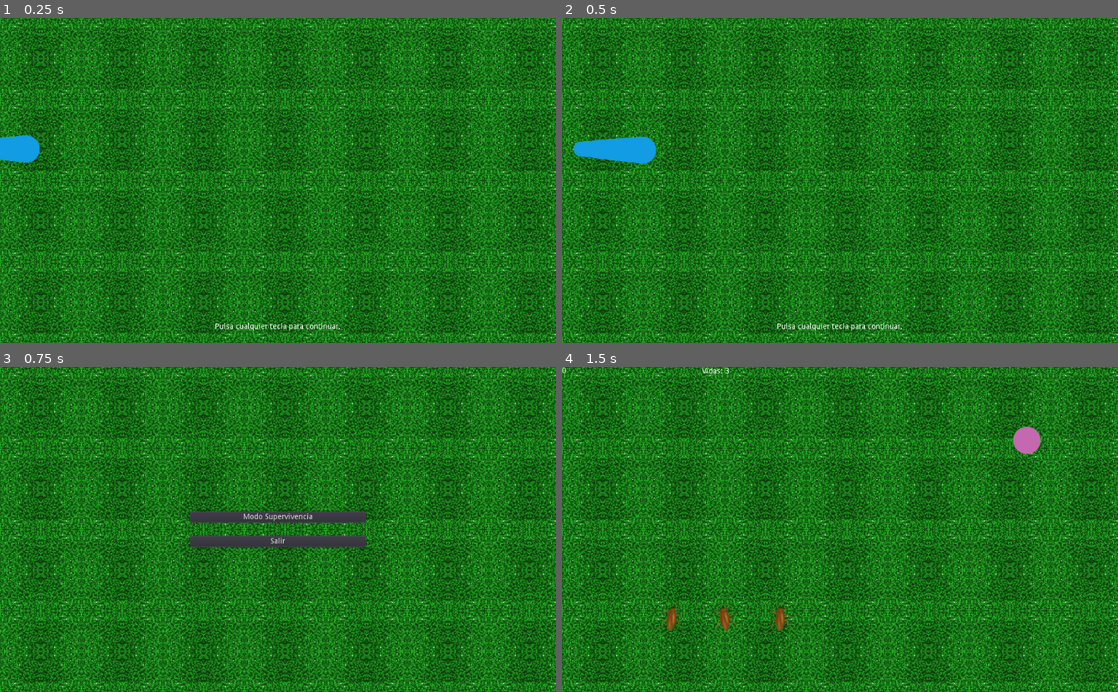
Above: before the commit, frames 1-4 (two rows, left to right).
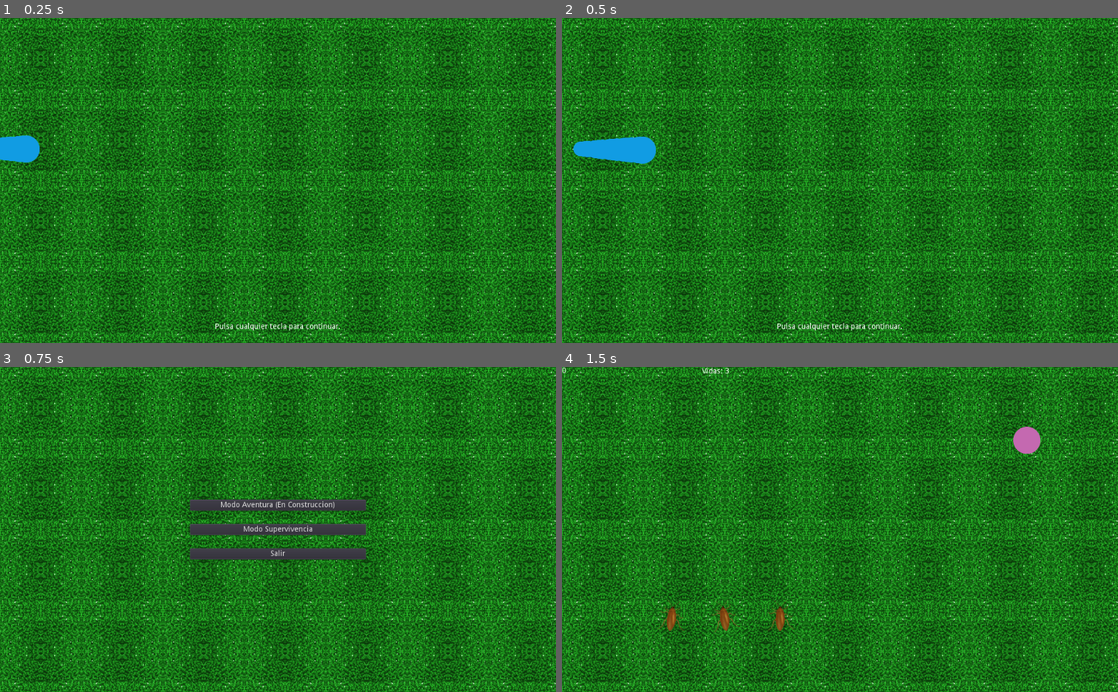
Above: after the commit, the same moments.

Repository: nourthe/nombres
Game: Godot game, scene res://intro.tscn
Same seed, same stepped clock (60 frames per second), same inputs: the game is played once before the commit and once after it.
Inputs:
- Up to frame 1 (0.25 s): no input
- Up to frame 2 (0.5 s): no input
- Up to frame 3 (0.75 s): tap Enter at 0.5 s; hold Right (pj_right) from 0.53 s (still down)
- Up to frame 4 (1.5 s): release Right (pj_right) at 1.25 s; click "Modo Supervivencia" at 1.25 s

Frames 1-2 are identical in both runs. In frame 3, 5.6% of the frame differs, in the area x 34-66%, y 40-60%; in frame 4, nothing differs.

Commit message:
Añadido menu aventura

Diff:
--- /dev/null
+++ b/assets/themes/button_normal.tres
@@ -0,0 +1,19 @@
+[gd_resource type="StyleBoxFlat" format=2]
+
+[resource]
+
+content_margin_right = 1.0
+content_margin_top = 1.0
+content_margin_bottom = 1.0
+bg_color = Color( 0.0705882, 0.211765, 0.0509804, 1 )
+border_width_left = 1
+border_width_top = 1
+border_width_right = 1
+border_width_bottom = 1
+border_color = Color( 0.223529, 0.219608, 0.219608, 1 )
+corner_radius_top_left = 2
+corner_radius_top_right = 2
+corner_radius_bottom_right = 2
+corner_radius_bottom_left = 2
+shadow_color = Color( 0.278431, 0.239216, 0.239216, 0.6 )
+shadow_size = 2
--- /dev/null
+++ b/assets/themes/button_pressed.tres
@@ -0,0 +1,16 @@
+[gd_resource type="StyleBoxFlat" format=2]
+
+[resource]
+
+bg_color = Color( 0.105882, 0.333333, 0.0705882, 1 )
+border_width_left = 1
+border_width_top = 1
+border_width_right = 1
+border_width_bottom = 1
+border_color = Color( 0.482353, 0.435294, 0.435294, 1 )
+corner_radius_top_left = 2
+corner_radius_top_right = 2
+corner_radius_bottom_right = 2
+corner_radius_bottom_left = 2
+shadow_color = Color( 0.113725, 0.0823529, 0.0823529, 0.6 )
+shadow_size = 4
--- /dev/null
+++ b/assets/themes/menu_aventura_theme.tres
@@ -0,0 +1,423 @@
+[gd_resource type="Theme" load_steps=5 format=2]
+
+[ext_resource path="res://assets/themes/DejaVuSans.ttf" type="DynamicFontData" id=1]
+[ext_resource path="res://assets/themes/button_pressed.tres" type="StyleBox" id=2]
+[ext_resource path="res://assets/themes/button_normal.tres" type="StyleBox" id=3]
+
+[sub_resource type="DynamicFont" id=1]
+
+size = 75
+outline_size = 1
+font_data = ExtResource( 1 )
+
+[resource]
+
+Button/colors/font_color = Color( 0.333333, 0.886275, 0.435294, 1 )
+Button/colors/font_color_disabled = Color( 0.54902, 0.243137, 0.243137, 1 )
+Button/colors/font_color_hover = Color( 0.14902, 0.745098, 0.113725, 1 )
+Button/colors/font_color_pressed = Color( 0.0666667, 0.356863, 0.141176, 1 )
+Button/constants/hseparation = 1
+Button/fonts/font = SubResource( 1 )
+Button/styles/disabled = null
+Button/styles/focus = null
+Button/styles/hover = ExtResource( 2 )
+Button/styles/normal = ExtResource( 3 )
+Button/styles/pressed = ExtResource( 2 )
+CheckBox/colors/font_color = Color( 0, 0, 0, 1 )
+CheckBox/colors/font_color_disabled = Color( 0, 0, 0, 1 )
+CheckBox/colors/font_color_hover = Color( 0, 0, 0, 1 )
+CheckBox/colors/font_color_hover_pressed = Color( 0, 0, 0, 1 )
+CheckBox/colors/font_color_pressed = Color( 0, 0, 0, 1 )
+CheckBox/constants/check_vadjust = 0
+CheckBox/constants/hseparation = 4
+CheckBox/fonts/font = null
+CheckBox/icons/checked = null
+CheckBox/icons/radio_checked = null
+CheckBox/icons/radio_unchecked = null
+CheckBox/icons/unchecked = null
+CheckBox/styles/disabled = null
+CheckBox/styles/focus = null
+CheckBox/styles/hover = null
+CheckBox/styles/hover_pressed = null
+CheckBox/styles/normal = null
+CheckBox/styles/pressed = null
+CheckButton/colors/font_color = Color( 0, 0, 0, 1 )
+CheckButton/colors/font_color_disabled = Color( 0, 0, 0, 1 )
+CheckButton/colors/font_color_hover = Color( 0, 0, 0, 1 )
+CheckButton/colors/font_color_hover_pressed = Color( 0, 0, 0, 1 )
+CheckButton/colors/font_color_pressed = Color( 0, 0, 0, 1 )
+CheckButton/constants/check_vadjust = 0
+CheckButton/constants/hseparation = 4
+CheckButton/fonts/font = null
+CheckButton/icons/off = null
+CheckButton/icons/on = null
+CheckButton/styles/disabled = null
+CheckButton/styles/focus = null
+CheckButton/styles/hover = null
+CheckButton/styles/hover_pressed = null
+CheckButton/styles/normal = null
+CheckButton/styles/pressed = null
+ColorPicker/constants/h_width = 30
+ColorPicker/constants/label_width = 10
+ColorPicker/constants/margin = 4
+ColorPicker/constants/sv_height = 256
+ColorPicker/constants/sv_width = 256
+ColorPicker/icons/add_preset = null
+ColorPicker/icons/color_hue = null
+ColorPicker/icons/color_sample = null
+ColorPicker/icons/preset_bg = null
+ColorPicker/icons/screen_picker = null
+ColorPickerButton/colors/font_color = Color( 0, 0, 0, 1 )
+ColorPickerButton/colors/font_color_disabled = Color( 0, 0, 0, 1 )
+ColorPickerButton/colors/font_color_hover = Color( 0, 0, 0, 1 )
+ColorPickerButton/colors/font_color_pressed = Color( 0, 0, 0, 1 )
+ColorPickerButton/constants/hseparation = 2
+ColorPickerButton/fonts/font = null
+ColorPickerButton/icons/bg = null
+ColorPickerButton/styles/disabled = null
+ColorPickerButton/styles/focus = null
+ColorPickerButton/styles/hover = null
+ColorPickerButton/styles/normal = null
+ColorPickerButton/styles/pressed = null
+Dialogs/constants/button_margin = 32
+Dialogs/constants/margin = 8
+FileDialog/colors/files_disabled = Color( 0, 0, 0, 1 )
+FileDialog/icons/folder = null
+FileDialog/icons/parent_folder = null
+FileDialog/icons/reload = null
+Fonts/fonts/large = null
+Fonts/fonts/normal = null
+GraphEdit/colors/activity = Color( 0, 0, 0, 1 )
+GraphEdit/colors/grid_major = Color( 0, 0, 0, 1 )
+GraphEdit/colors/grid_minor = Color( 0, 0, 0, 1 )
+GraphEdit/constants/bezier_len_neg = 160
+GraphEdit/constants/bezier_len_pos = 80
+GraphEdit/constants/port_grab_distance_horizontal = 48
+GraphEdit/constants/port_grab_distance_vertical = 6
+GraphEdit/icons/minus = null
+GraphEdit/icons/more = null
+GraphEdit/icons/reset = null
+GraphEdit/icons/snap = null
+GraphEdit/styles/bg = null
+GraphNode/colors/close_color = Color( 0, 0, 0, 1 )
+GraphNode/colors/title_color = Color( 0, 0, 0, 1 )
+GraphNode/constants/close_offset = 18
+GraphNode/constants/port_offset = 3
+GraphNode/constants/separation = 1
+GraphNode/constants/title_offset = 20
+GraphNode/fonts/title_font = null
+GraphNode/icons/close = null
+GraphNode/icons/port = null
+GraphNode/icons/resizer = null
+GraphNode/styles/breakpoint = null
+GraphNode/styles/comment = null
+GraphNode/styles/commentfocus = null
+GraphNode/styles/defaultfocus = null
+GraphNode/styles/defaultframe = null
+GraphNode/styles/frame = null
+GraphNode/styles/position = null
+GraphNode/styles/selectedframe = null
+GridContainer/constants/hseparation = 4
+GridContainer/constants/vseparation = 4
+HBoxContainer/constants/separation = 4
+HScrollBar/icons/decrement = null
+HScrollBar/icons/decrement_highlight = null
+HScrollBar/icons/increment = null
+HScrollBar/icons/increment_highlight = null
+HScrollBar/styles/grabber = null
+HScrollBar/styles/grabber_highlight = null
+HScrollBar/styles/grabber_pressed = null
+HScrollBar/styles/scroll = null
+HScrollBar/styles/scroll_focus = null
+HSeparator/constants/separation = 4
+HSeparator/styles/separator = null
+HSlider/icons/grabber = null
+HSlider/icons/grabber_disabled = null
+HSlider/icons/grabber_highlight = null
+HSlider/icons/tick = null
+HSlider/styles/focus = null
+HSlider/styles/grabber_area = null
+HSlider/styles/grabber_disabled = null
+HSlider/styles/grabber_highlight = null
+HSlider/styles/slider = null
+HSplitContainer/constants/autohide = 1
+HSplitContainer/constants/separation = 12
+HSplitContainer/icons/grabber = null
+HSplitContainer/styles/bg = null
+Icons/icons/close = null
+Icons/icons/logo = null
+ItemList/colors/font_color = Color( 0, 0, 0, 1 )
+ItemList/colors/font_color_selected = Color( 0, 0, 0, 1 )
+ItemList/colors/guide_color = Color( 0, 0, 0, 1 )
+ItemList/constants/hseparation = 4
+ItemList/constants/icon_margin = 4
+ItemList/constants/line_separation = 2
+ItemList/constants/vseparation = 2
+ItemList/fonts/font = null
+ItemList/styles/bg = null
+ItemList/styles/bg_focus = null
+ItemList/styles/cursor = null
+ItemList/styles/cursor_unfocused = null
+ItemList/styles/selected = null
+ItemList/styles/selected_focus = null
+Label/colors/font_color = Color( 0, 0, 0, 1 )
+Label/colors/font_color_shadow = Color( 0, 0, 0, 1 )
+Label/colors/font_outline_modulate = Color( 0, 0, 0, 1 )
+Label/constants/line_spacing = 3
+Label/constants/shadow_as_outline = 0
+Label/constants/shadow_offset_x = 1
+Label/constants/shadow_offset_y = 1
+Label/fonts/font = null
+Label/styles/normal = null
+LineEdit/colors/clear_button_color = Color( 0, 0, 0, 1 )
+LineEdit/colors/clear_button_color_pressed = Color( 0, 0, 0, 1 )
+LineEdit/colors/cursor_color = Color( 0, 0, 0, 1 )
+LineEdit/colors/font_color = Color( 0, 0, 0, 1 )
+LineEdit/colors/font_color_selected = Color( 0, 0, 0, 1 )
+LineEdit/colors/selection_color = Color( 0, 0, 0, 1 )
+LineEdit/constants/minimum_spaces = 12
+LineEdit/fonts/font = null
+LineEdit/icons/clear = null
+LineEdit/styles/focus = null
+LineEdit/styles/normal = null
+LineEdit/styles/read_only = null
+LinkButton/colors/font_color = Color( 0, 0, 0, 1 )
+LinkButton/colors/font_color_hover = Color( 0, 0, 0, 1 )
+LinkButton/colors/font_color_pressed = Color( 0, 0, 0, 1 )
+LinkButton/constants/underline_spacing = 2
+LinkButton/fonts/font = null
+LinkButton/styles/focus = null
+MarginContainer/constants/margin_bottom = 0
+MarginContainer/constants/margin_left = 0
+MarginContainer/constants/margin_right = 0
+MarginContainer/constants/margin_top = 0
+MenuButton/colors/font_color = Color( 0, 0, 0, 1 )
+MenuButton/colors/font_color_disabled = Color( 0, 0, 0, 1 )
+MenuButton/colors/font_color_hover = Color( 0, 0, 0, 1 )
+MenuButton/colors/font_color_pressed = Color( 0, 0, 0, 1 )
+MenuButton/constants/hseparation = 3
+MenuButton/fonts/font = null
+MenuButton/styles/disabled = null
+MenuButton/styles/focus = null
+MenuButton/styles/hover = null
+MenuButton/styles/normal = null
+MenuButton/styles/pressed = null
+OptionButton/colors/font_color = Color( 0, 0, 0, 1 )
+OptionButton/colors/font_color_disabled = Color( 0, 0, 0, 1 )
+OptionButton/colors/font_color_hover = Color( 0, 0, 0, 1 )
+OptionButton/colors/font_color_pressed = Color( 0, 0, 0, 1 )
+OptionButton/constants/arrow_margin = 2
+OptionButton/constants/hseparation = 2
+OptionButton/fonts/font = null
+OptionButton/icons/arrow = null
+OptionButton/styles/disabled = null
+OptionButton/styles/focus = null
+OptionButton/styles/hover = null
+OptionButton/styles/normal = null
+OptionButton/styles/pressed = null
+Panel/styles/panel = null
+Panel/styles/panelf = null
+Panel/styles/panelnc = null
+PanelContainer/styles/panel = null
+PopupMenu/colors/font_color = Color( 0, 0, 0, 1 )
+PopupMenu/colors/font_color_accel = Color( 0, 0, 0, 1 )
+PopupMenu/colors/font_color_disabled = Color( 0, 0, 0, 1 )
+PopupMenu/colors/font_color_hover = Color( 0, 0, 0, 1 )
+PopupMenu/constants/hseparation = 4
+PopupMenu/constants/vseparation = 4
+PopupMenu/fonts/font = null
+PopupMenu/icons/checked = null
+PopupMenu/icons/radio_checked = null
+PopupMenu/icons/radio_unchecked = null
+PopupMenu/icons/submenu = null
+PopupMenu/icons/unchecked = null
+PopupMenu/styles/hover = null
+PopupMenu/styles/labeled_separator_left = null
+PopupMenu/styles/labeled_separator_right = null
+PopupMenu/styles/panel = null
+PopupMenu/styles/panel_disabled = null
+PopupMenu/styles/separator = null
+PopupPanel/styles/panel = null
+ProgressBar/colors/font_color = Color( 0, 0, 0, 1 )
+ProgressBar/colors/font_color_shadow = Color( 0, 0, 0, 1 )
+ProgressBar/fonts/font = null
+ProgressBar/styles/bg = null
+ProgressBar/styles/fg = null
+RichTextLabel/colors/default_color = Color( 0, 0, 0, 1 )
+RichTextLabel/colors/font_color_selected = Color( 0, 0, 0, 1 )
+RichTextLabel/colors/font_color_shadow = Color( 0, 0, 0, 1 )
+RichTextLabel/colors/selection_color = Color( 0, 0, 0, 1 )
+RichTextLabel/constants/line_separation = 1
+RichTextLabel/constants/shadow_as_outline = 0
+RichTextLabel/constants/shadow_offset_x = 1
+RichTextLabel/constants/shadow_offset_y = 1
+RichTextLabel/constants/table_hseparation = 3
+RichTextLabel/constants/table_vseparation = 3
+RichTextLabel/fonts/bold_font = null
+RichTextLabel/fonts/bold_italics_font = null
+RichTextLabel/fonts/italics_font = null
+RichTextLabel/fonts/mono_font = null
+RichTextLabel/fonts/normal_font = null
+RichTextLabel/styles/focus = null
+RichTextLabel/styles/normal = null
+ScrollContainer/styles/bg = null
+SpinBox/icons/updown = null
+TabContainer/colors/font_color_bg = Color( 0, 0, 0, 1 )
+TabContainer/colors/font_color_disabled = Color( 0, 0, 0, 1 )
+TabContainer/colors/font_color_fg = Color( 0, 0, 0, 1 )
+TabContainer/constants/hseparation = 4
+TabContainer/constants/label_valign_bg = 2
+TabContainer/constants/label_valign_fg = 0
+TabContainer/constants/side_margin = 8
+TabContainer/constants/top_margin = 24
+TabContainer/fonts/font = null
+TabContainer/icons/decrement = null
+TabContainer/icons/decrement_highlight = null
+TabContainer/icons/increment = null
+TabContainer/icons/increment_highlight = null
+TabContainer/icons/menu = null
+TabContainer/icons/menu_highlight = null
+TabContainer/styles/panel = null
+TabContainer/styles/tab_bg = null
+TabContainer/styles/tab_fg = null
+Tabs/colors/font_color_bg = Color( 0, 0, 0, 1 )
+Tabs/colors/font_color_disabled = Color( 0, 0, 0, 1 )
+Tabs/colors/font_color_fg = Color( 0, 0, 0, 1 )
+Tabs/constants/hseparation = 4
+Tabs/constants/label_valign_bg = 2
+Tabs/constants/label_valign_fg = 0
+Tabs/constants/top_margin = 24
+Tabs/fonts/font = null
+Tabs/icons/close = null
+Tabs/icons/decrement = null
+Tabs/icons/decrement_highlight = null
+Tabs/icons/increment = null
+Tabs/icons/increment_highlight = null
+Tabs/styles/button = null
+Tabs/styles/button_pressed = null
+Tabs/styles/panel = null
+Tabs/styles/tab_bg = null
+Tabs/styles/tab_fg = null
+TextEdit/colors/background_color = Color( 0, 0, 0, 1 )
+TextEdit/colors/brace_mismatch_color = Color( 0, 0, 0, 1 )
+TextEdit/colors/breakpoint_color = Color( 0, 0, 0, 1 )
+TextEdit/colors/caret_background_color = Color( 0, 0, 0, 1 )
+TextEdit/colors/caret_color = Color( 0, 0, 0, 1 )
+TextEdit/colors/code_folding_color = Color( 0, 0, 0, 1 )
+TextEdit/colors/completion_background_color = Color( 0, 0, 0, 1 )
+TextEdit/colors/completion_existing_color = Color( 0, 0, 0, 1 )
+TextEdit/colors/completion_font_color = Color( 0, 0, 0, 1 )
+TextEdit/colors/completion_scroll_color = Color( 0, 0, 0, 1 )
+TextEdit/colors/completion_selected_color = Color( 0, 0, 0, 1 )
+TextEdit/colors/current_line_color = Color( 0, 0, 0, 1 )
+TextEdit/colors/font_color = Color( 0, 0, 0, 1 )
+TextEdit/colors/font_color_selected = Color( 0, 0, 0, 1 )
+TextEdit/colors/function_color = Color( 0, 0, 0, 1 )
+TextEdit/colors/line_number_color = Color( 0, 0, 0, 1 )
+TextEdit/colors/mark_color = Color( 0, 0, 0, 1 )
+TextEdit/colors/member_variable_color = Color( 0, 0, 0, 1 )
+TextEdit/colors/number_color = Color( 0, 0, 0, 1 )
+TextEdit/colors/safe_line_number_color = Color( 0, 0, 0, 1 )
+TextEdit/colors/selection_color = Color( 0, 0, 0, 1 )
+TextEdit/colors/symbol_color = Color( 0, 0, 0, 1 )
+TextEdit/colors/word_highlighted_color = Color( 0, 0, 0, 1 )
+TextEdit/constants/completion_lines = 7
+TextEdit/constants/completion_max_width = 50
+TextEdit/constants/completion_scroll_width = 3
+TextEdit/constants/line_spacing = 4
+TextEdit/fonts/font = null
+TextEdit/icons/tab = null
+TextEdit/styles/completion = null
+TextEdit/styles/focus = null
+TextEdit/styles/normal = null
+TextEdit/styles/read_only = null
+ToolButton/colors/font_color = Color( 0, 0, 0, 1 )
+ToolButton/colors/font_color_disabled = Color( 0, 0, 0, 1 )
+ToolButton/colors/font_color_hover = Color( 0, 0, 0, 1 )
+ToolButton/colors/font_color_pressed = Color( 0, 0, 0, 1 )
+ToolButton/constants/hseparation = 3
+ToolButton/fonts/font = null
+ToolButton/styles/disabled = null
+ToolButton/styles/focus = null
+ToolButton/styles/hover = null
+ToolButton/styles/normal = null
+ToolButton/styles/pressed = null
+TooltipLabel/colors/font_color = Color( 0, 0, 0, 1 )
+TooltipLabel/colors/font_color_shadow = Color( 0, 0, 0, 1 )
+TooltipLabel/constants/shadow_offset_x = 1
+TooltipLabel/constants/shadow_offset_y = 1
+TooltipLabel/fonts/font = null
+TooltipPanel/styles/panel = null
+Tree/colors/cursor_color = Color( 0, 0, 0, 1 )
+Tree/colors/custom_button_font_highlight = Color( 0, 0, 0, 1 )
+Tree/colors/drop_position_color = Color( 0, 0, 0, 1 )
+Tree/colors/font_color = Color( 0, 0, 0, 1 )
+Tree/colors/font_color_selected = Color( 0, 0, 0, 1 )
+Tree/colors/guide_color = Color( 0, 0, 0, 1 )
+Tree/colors/relationship_line_color = Color( 0, 0, 0, 1 )
+Tree/colors/selection_color = Color( 0, 0, 0, 1 )
+Tree/colors/title_button_color = Color( 0, 0, 0, 1 )
+Tree/constants/button_margin = 4
+Tree/constants/draw_guides = 1
+Tree/constants/draw_relationship_lines = 0
+Tree/constants/guide_width = 2
+Tree/constants/hseparation = 4
+Tree/constants/item_margin = 12
+Tree/constants/scroll_border = 4
+Tree/constants/scroll_speed = 12
+Tree/constants/vseparation = 4
+Tree/fonts/font = null
+Tree/fonts/title_button_font = null
+Tree/icons/arrow = null
+Tree/icons/arrow_collapsed = null
+Tree/icons/checked = null
+Tree/icons/select_arrow = null
+Tree/icons/unchecked = null
+Tree/icons/updown = null
+Tree/styles/bg = null
+Tree/styles/bg_focus = null
+Tree/styles/button_pressed = null
+Tree/styles/cursor = null
+Tree/styles/cursor_unfocused = null
+Tree/styles/custom_button = null
+Tree/styles/custom_button_hover = null
+Tree/styles/custom_button_pressed = null
+Tree/styles/selected = null
+Tree/styles/selected_focus = null
+Tree/styles/title_button_hover = null
+Tree/styles/title_button_normal = null
+Tree/styles/title_button_pressed = null
+VBoxContainer/constants/separation = 4
+VScrollBar/icons/decrement = null
+VScrollBar/icons/decrement_highlight = null
+VScrollBar/icons/increment = null
+VScrollBar/icons/increment_highlight = null
+VScrollBar/styles/grabber = null
+VScrollBar/styles/grabber_highlight = null
+VScrollBar/styles/grabber_pressed = null
+VScrollBar/styles/scroll = null
+VScrollBar/styles/scroll_focus = null
+VSeparator/constants/separation = 4
+VSeparator/styles/separator = null
+VSlider/icons/grabber = null
+VSlider/icons/grabber_disabled = null
+VSlider/icons/grabber_highlight = null
+VSlider/icons/tick = null
+VSlider/styles/focus = null
+VSlider/styles/grabber_area = null
+VSlider/styles/grabber_disabled = null
+VSlider/styles/grabber_highlight = null
+VSlider/styles/slider = null
+VSplitContainer/constants/autohide = 1
+VSplitContainer/constants/separation = 12
+VSplitContainer/icons/grabber = null
+VSplitContainer/styles/bg = null
+WindowDialog/colors/title_color = Color( 0, 0, 0, 1 )
+WindowDialog/constants/close_h_ofs = 18
+WindowDialog/constants/close_v_ofs = 18
+WindowDialog/constants/scaleborder_size = 4
+WindowDialog/constants/title_height = 20
+WindowDialog/fonts/title_font = null
+WindowDialog/icons/close = null
+WindowDialog/icons/close_highlight = null
+WindowDialog/styles/panel = null
--- a/escenas/menu.tscn
+++ b/escenas/menu.tscn
@@ -32,17 +32,24 @@
 custom_constants/separation = 25
 alignment = 1
 
+[node name="aventura" type="Button" parent="MarginContainer/VBoxContainer"]
+margin_top = 165.0
+margin_right = 324.0
+margin_bottom = 185.0
+text = "Modo Aventura (En Construccion)"
+
 [node name="super" type="Button" parent="MarginContainer/VBoxContainer"]
-margin_top = 187.0
+margin_top = 210.0
 margin_right = 324.0
-margin_bottom = 207.0
+margin_bottom = 230.0
 text = "Modo Supervivencia"
 
 [node name="salir" type="Button" parent="MarginContainer/VBoxContainer"]
-margin_top = 232.0
+margin_top = 255.0
 margin_right = 324.0
-margin_bottom = 252.0
+margin_bottom = 275.0
 text = "Salir"
 
+[connection signal="pressed" from="MarginContainer/VBoxContainer/aventura" to="." method="_on_aventura"]
 [connection signal="pressed" from="MarginContainer/VBoxContainer/super" to="." method="on_super"]
 [connection signal="pressed" from="MarginContainer/VBoxContainer/salir" to="." method="on_salir"]
--- /dev/null
+++ b/escenas/menu_aventura.gd
@@ -0,0 +1,8 @@
+extends Control
+
+func _ready():
+	pass
+
+
+func _on_menu_pressed():
+	global.return_menu()
--- /dev/null
+++ b/escenas/menu_aventura.tscn
@@ -0,0 +1,59 @@
+[gd_scene load_steps=4 format=2]
+
+[ext_resource path="res://escenas/menu_aventura.gd" type="Script" id=1]
+[ext_resource path="res://objects/fondo.tscn" type="PackedScene" id=2]
+[ext_resource path="res://assets/themes/menu_aventura_theme.tres" type="Theme" id=3]
+
+[node name="menu_aventura" type="Control"]
+anchor_right = 1.0
+anchor_bottom = 1.0
+script = ExtResource( 1 )
+
+[node name="fondo" parent="." instance=ExtResource( 2 )]
+
+[node name="botonera" type="GridContainer" parent="."]
+margin_left = 212.0
+margin_top = 100.0
+margin_right = 812.0
+margin_bottom = 400.0
+columns = 3
+
+[node name="1" type="Button" parent="botonera"]
+margin_right = 197.0
+margin_bottom = 90.0
+size_flags_horizontal = 3
+theme = ExtResource( 3 )
+text = "1"
+
+[node name="2" type="Button" parent="botonera"]
+margin_left = 201.0
+margin_right = 398.0
+margin_bottom = 90.0
+size_flags_horizontal = 3
+theme = ExtResource( 3 )
+disabled = true
+text = "2"
+
+[node name="3" type="Button" parent="botonera"]
+margin_left = 402.0
+margin_right = 599.0
+margin_bottom = 90.0
+size_flags_horizontal = 3
+theme = ExtResource( 3 )
+disabled = true
+text = "3"
+
+[node name="Label" type="Label" parent="botonera"]
+margin_top = 94.0
+margin_right = 197.0
+margin_bottom = 108.0
+text = "En construccion"
+
+[node name="menu" type="Button" parent="."]
+margin_left = 800.0
+margin_top = 520.0
+margin_right = 908.001
+margin_bottom = 540.0
+text = "Volver al menú"
+
+[connection signal="pressed" from="menu" to="." method="_on_menu_pressed"]
--- a/src/global.gd
+++ b/src/global.gd
@@ -5,3 +5,5 @@
 
 func _ready():
 	pass
+func return_menu():
+	get_tree().change_scene("res://escenas/menu.tscn")
--- a/src/menu.gd
+++ b/src/menu.gd
@@ -9,3 +9,6 @@
 
 func on_super():
 	get_tree().change_scene("res://escenas/supervivencia.tscn")
+
+func _on_aventura():
+	get_tree().change_scene("res://escenas/menu_aventura.tscn")
--- a/src/motor.gd
+++ b/src/motor.gd
@@ -52,5 +52,3 @@
 func gameOver():
 	global.super_last_score = jugador.get_puntos()
 	get_tree().change_scene("res://escenas/game_over.tscn")
-func returnMenu():
-	get_tree().change_scene("res://escenas/menu.tscn")
--- a/src/supervivencia.gd
+++ b/src/supervivencia.gd
@@ -31,4 +31,4 @@
 
 func _on_return_menu_pressed():
 	reanudar()
-	returnMenu()
+	global.return_menu()
Binary file added: assets/themes/DejaVuSans.ttf
